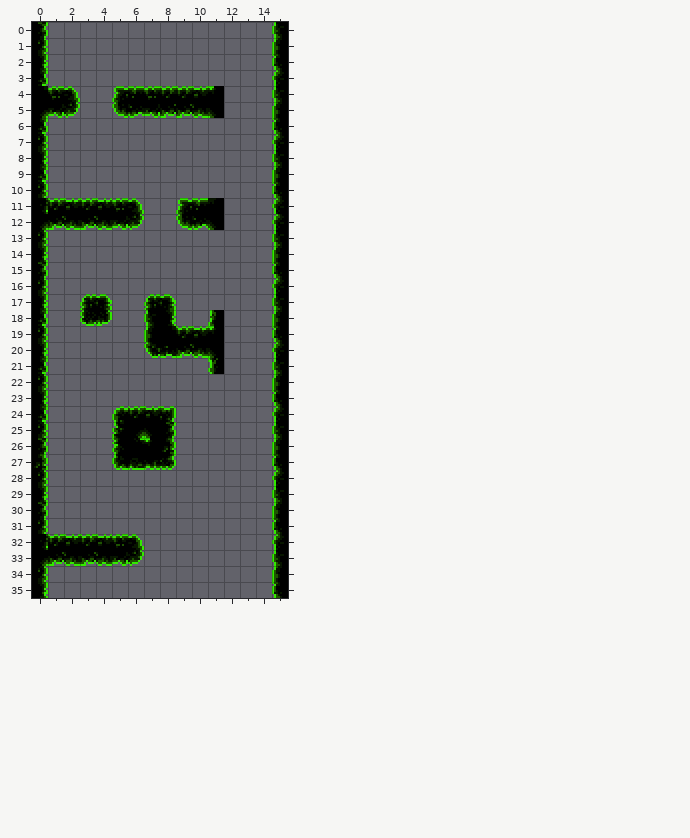
Tiled map: tiled/tmx/green/green_easy_1.tmx. That is the earlier state.
Cells are 8x8 px. Shown: x 0..15, y 0..35.
The result:
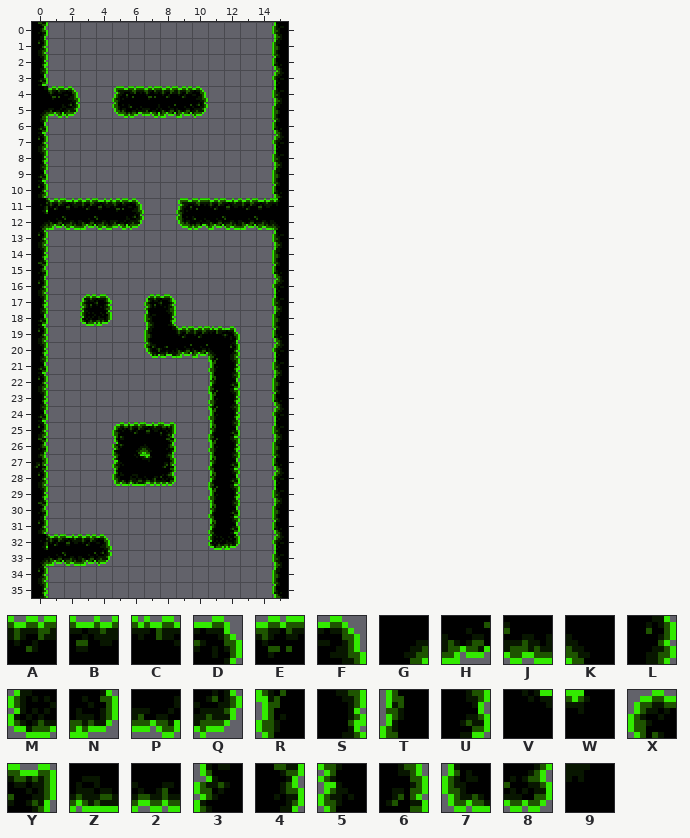
Key: from "tiles_green": A 2, B 3, C 4, D 5, E 14, F 15, G 19, H 20, J 21, K 22, L 23, M 26, N 27, P 32, Q 33, R 40, S 41, T 58, U 59, V 73, W 76, X 80, Y 81, Z 92, 2 93, 3 98, 4 99, 5 116, 6 117, 7 134, 8 135, 9 160.
_ is an empty cell.
Author's note on the commit: green segments overhaul - done!
Diff:
Layer "Tile Layer 1":
y 4: x 10..11 BW -> F_
y 5: x 10..11 JK -> Q_
y 11: x 11..15 9____ -> ABABW
y 12: x 11..15 K____ -> HJHJK
y 18: x 11 T -> _
y 19: x 10..12 BW_ -> ACD
y 20: x 10 J -> H; x 12 _ -> L
y 21: x 12 _ -> S
y 22: x 11..12 __ -> TU
y 23: x 11..12 __ -> RS
y 24: x 5..8 XABY -> ____; x 11..12 __ -> RS
y 25: x 5..8 3GK4 -> XABY; x 11..12 __ -> TU
y 26: x 5..8 5VW6 -> 3GK4; x 11..12 __ -> RS
y 27: x 5..8 7Z28 -> 5VW6; x 11..12 __ -> TU
y 28: x 5..8 ____ -> 7Z28; x 11..12 __ -> TU
y 29: x 11..12 __ -> RS
y 30..31: x 11..12 __ -> TU
y 32: x 4..6 BEF -> F__; x 11..12 __ -> MN
y 33: x 4..6 JPQ -> Q__
Pixel boxes of the changes (left, top, right, bottom) in both pictures:
changed: (192, 86, 224, 118)
changed: (208, 198, 284, 230)
changed: (192, 310, 240, 550)
changed: (112, 406, 176, 486)
changed: (96, 534, 144, 566)
